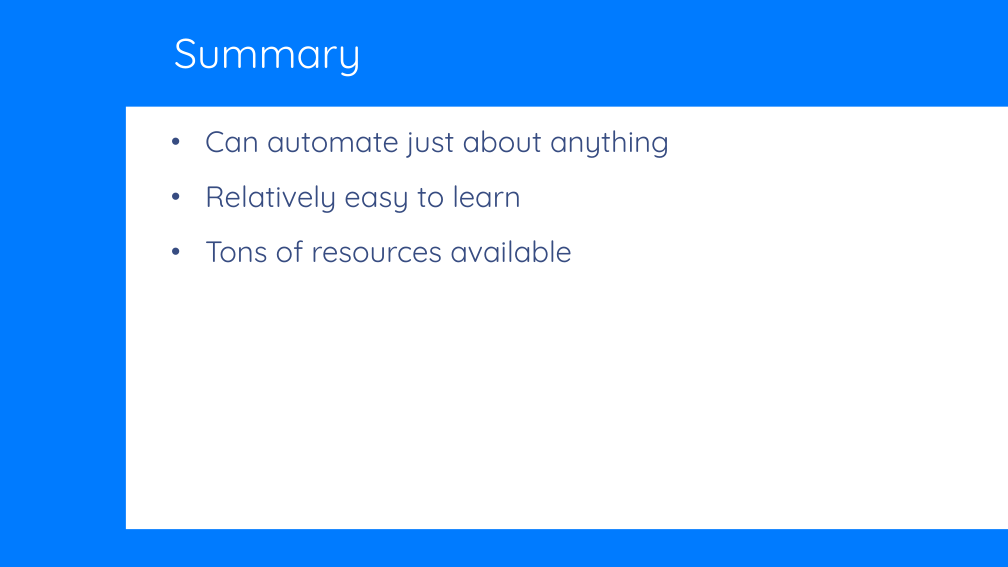
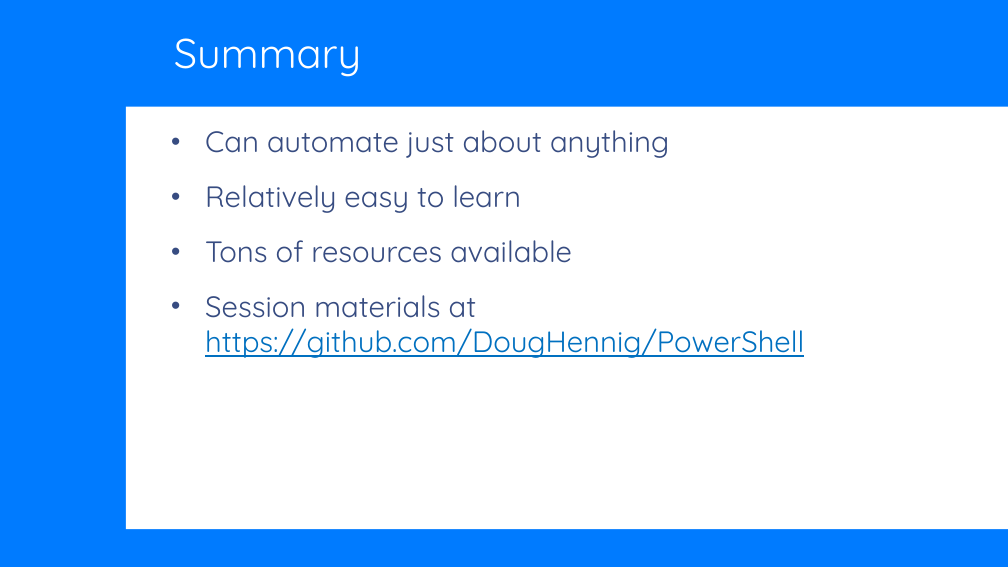
Before and after one commit to DougHennig/PowerShell, a slide deck: slide 28 of Hennig_PowerShell.pptx. Drawn at 1008x567 pixels with LibreOffice and Linux fonts; fonts in the diff are those of the drawing; background and template pictures are left out. Boxes give left, top, right and bottom in pixels: in the first picture for what was removed or moved away, otherwise in the second. Text is boxed around its words. In the diff, an @@ line names an element or a change of style, - is before the commit and + after.

Commit message:
Added URL for session materials

```diff
--- a/Hennig_PowerShell.pptx
+++ b/Hennig_PowerShell.pptx
@@ text at [205,295,804,358]: paragraph added @@
+• Session materials at https://github.com/DougHennig/PowerShell
```
